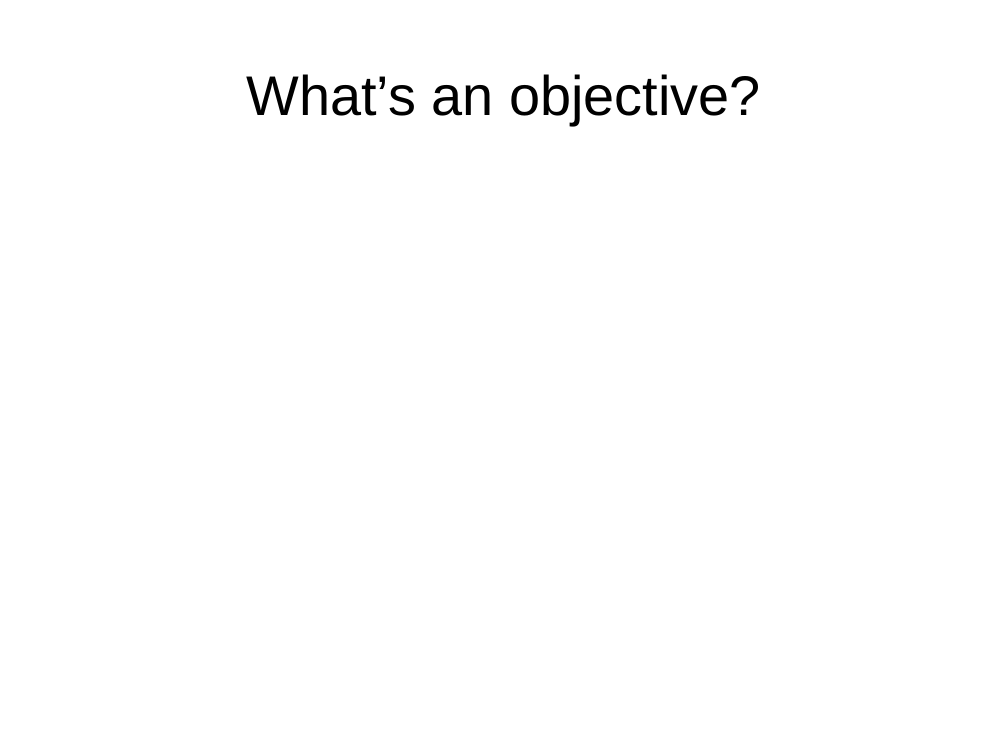
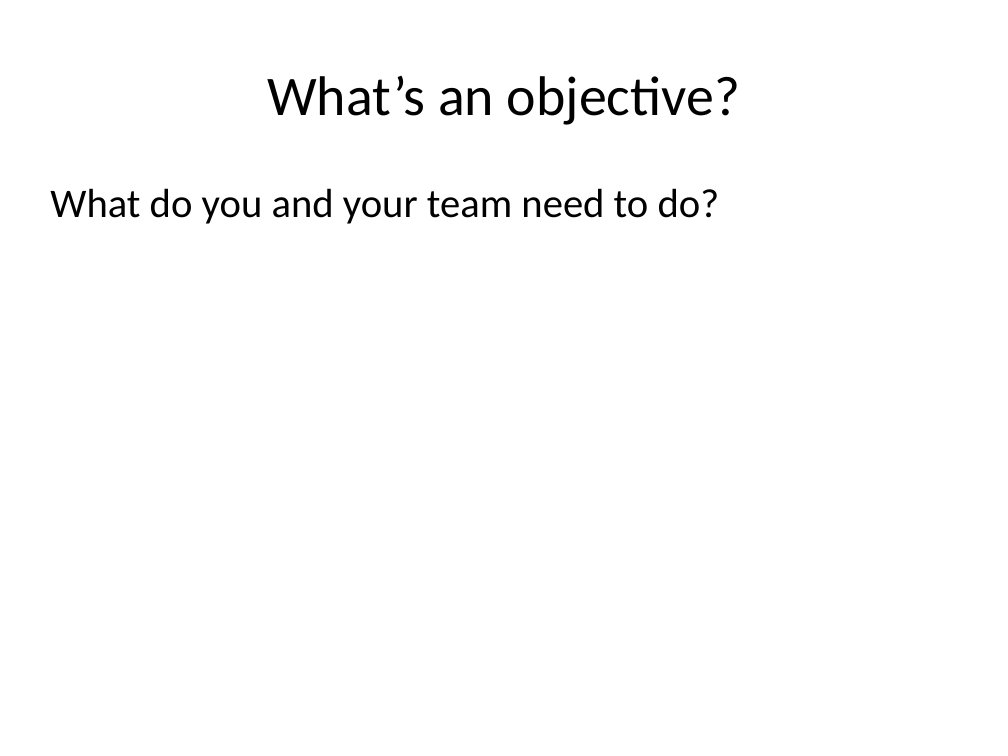
Before and after one commit to projectEndings/Endings, a slide deck: slide 7 of presentations/dhsi2019/using_releases_to_stick_to_project_plan.odp (slide 6 before the commit). Drawn at 1008x756 pixels with LibreOffice and Linux fonts; fonts in the diff are those of the drawing; background and template pictures are left out. Boxes give left, top, right and bottom in pixels: in the first picture for what was removed or moved away, otherwise in the second. Text is boxed around its words. In the diff, an @@ line names an element or a change of style, - is before the commit and + after.

```diff
--- a/presentations/dhsi2019/using_releases_to_stick_to_project_plan.odp
+++ b/presentations/dhsi2019/using_releases_to_stick_to_project_plan.odp
@@ title "What’s an objective?" at (267, 76, 740, 125): font Arial to Calibri; alignment centre to left @@
@@ text added at (50, 188, 720, 224), 32 pt, text #000000 @@
+What do you and your team need to do?
```
Also in this commit, not shown: 8 other slides changed, 20 slides added, 1 slide removed, 1 other file.
